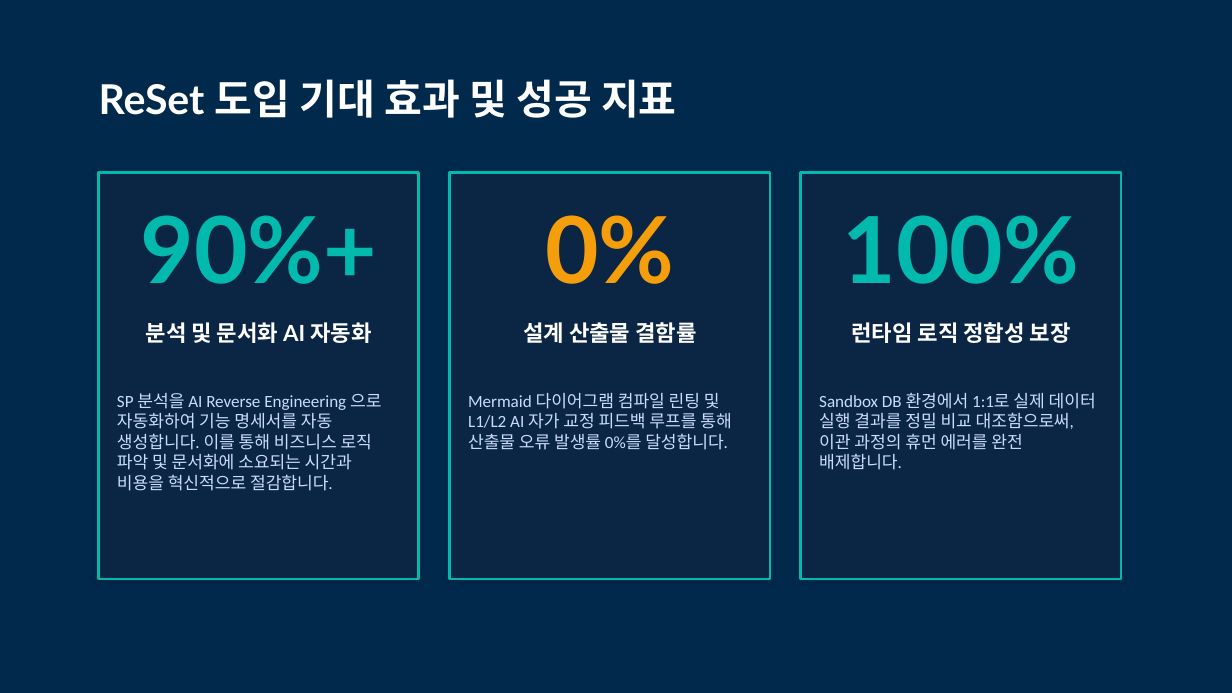
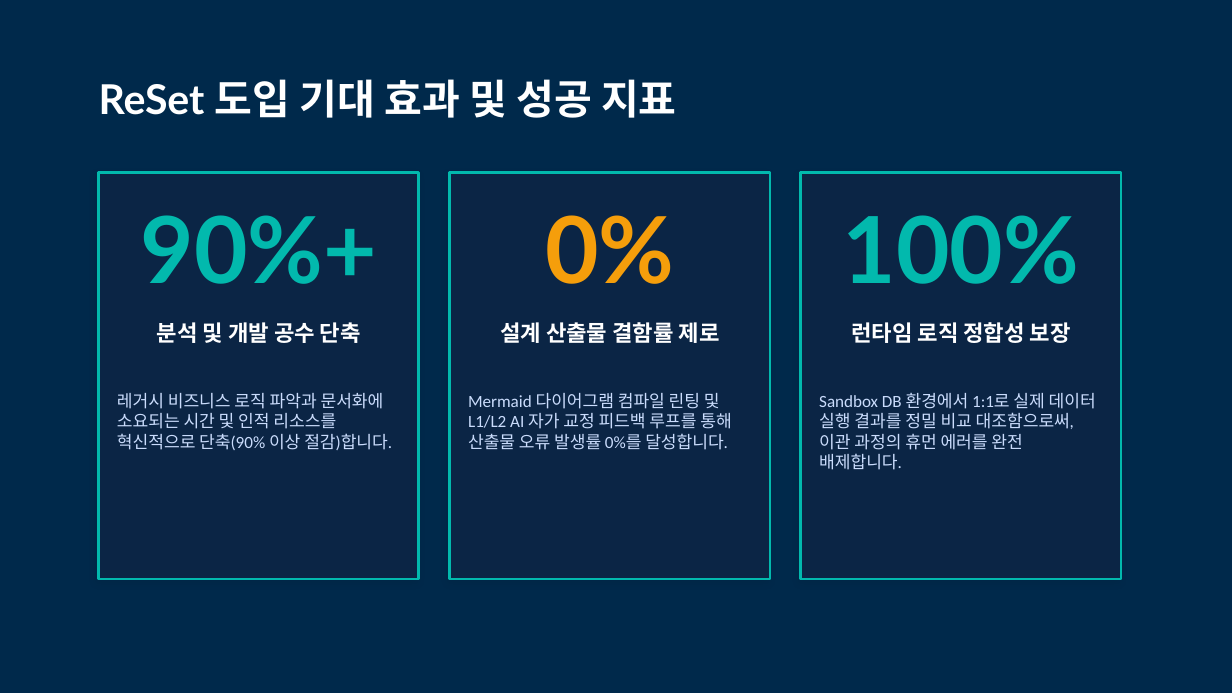
Before and after one commit to moondae815/sp-reverse-engineering, a slide deck: slide 10 of docs/ReSet_Presentation.pptx. Drawn at 1232x693 pixels with LibreOffice and Linux fonts; fonts in the diff are those of the drawing. Boxes give left, top, right and bottom in pixels: in the first picture for what was removed or moved away, otherwise in the second. Text is boxed around its words. In the diff, an @@ line names an element or a change of style, - is before the commit and + after.

Commit message:
docs: update ReSet presentation pptx

```diff
--- a/docs/ReSet_Presentation.pptx
+++ b/docs/ReSet_Presentation.pptx
@@ text at (x1=157, y1=322, x2=361, y2=343): text changed @@
-분석 및 문서화 AI 자동화
+분석 및 개발 공수 단축
@@ text at (x1=500, y1=322, x2=720, y2=343): text changed @@
-설계 산출물 결함률
+설계 산출물 결함률 제로
@@ text at (x1=117, y1=393, x2=392, y2=450): text changed @@
-SP 분석을 AI Reverse Engineering 으로 자동화하여 기능 명세서를 자동 생성합니다. 이를 통해 비즈니스 로직 파악 및 문서화에 소요되는 시간과 비용을 혁신적으로 절감합니다.
+레거시 비즈니스 로직 파악과 문서화에 소요되는 시간 및 인적 리소스를 혁신적으로 단축(90% 이상 절감)합니다.
```
